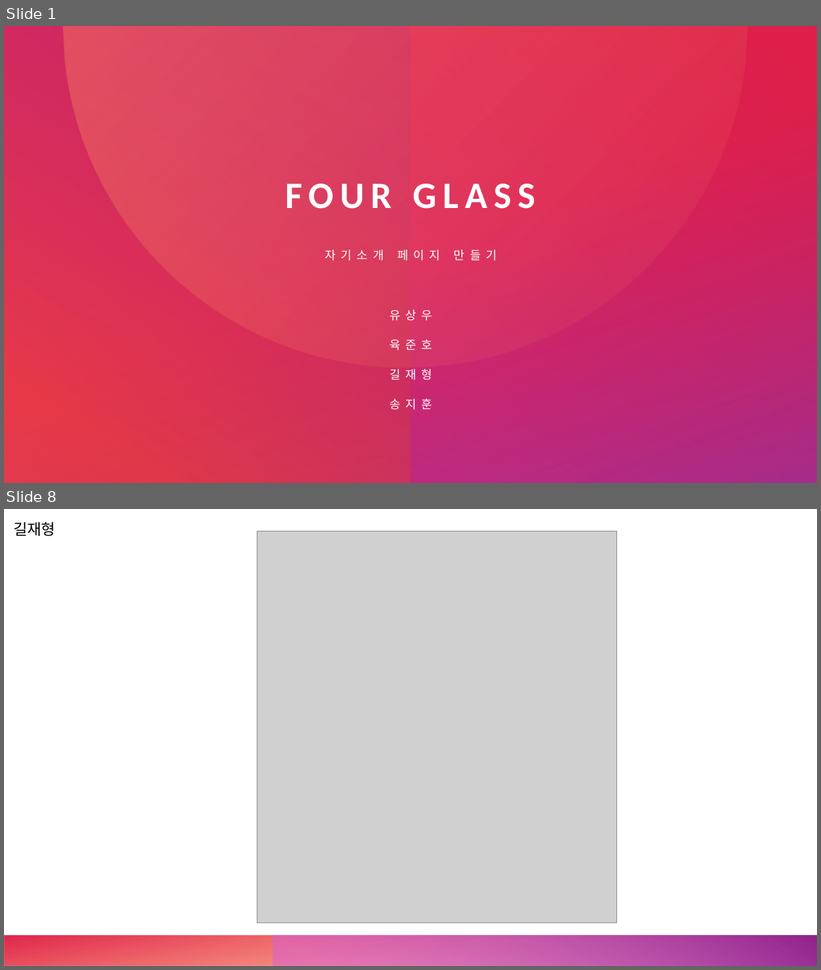
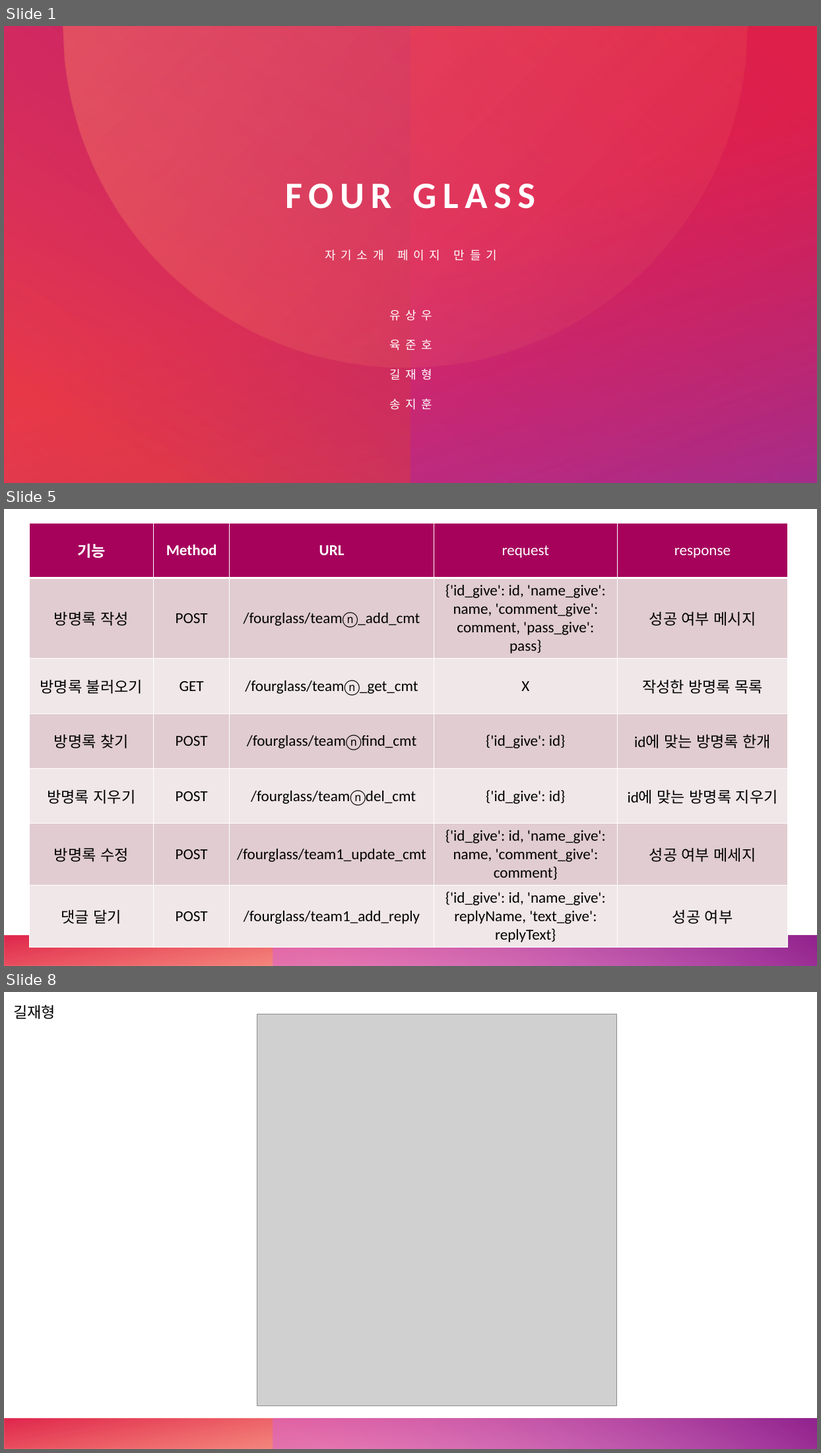
Before and after one commit to Mrgil0/FourGlass, a slide deck: FourGlass/FourGlass.pptx. Shown one above the other, each under a label of ours: slides 1 and 8 before the commit, slides 1, 5 and 8 after it; the slides between them are not shown. The pictures are 821x970 and 821x1453 pixels, drawn with LibreOffice and Linux fonts; fonts in the diff are those of the drawing; grey boxes stand for pictures. Boxes give left, top, right and bottom in pixels: in the first picture for what was removed or moved away, otherwise in the second. Text is boxed around its words. In the diff, an @@ line names an element or a change of style, - is before the commit and + after.

Commit message:
수정
변수 이름 수정, ppx수정

```diff
--- a/FourGlass/FourGlass.pptx
+++ b/FourGlass/FourGlass.pptx
@@ slide 5 added at [4,509,817,966], background #FFFFFF; not listed: 2 template elements that a slide beside it also shows @@
@@ table added at [29,523,789,945], 7 rows, 5 columns @@
+기능 | Method | URL | request | response
+방명록 작성 | POST | /fourglass/teamⓝ_add_cmt | {'id_give': id, 'name_give': name, 'comment_give': comment, 'pass_give': pass} | 성공 여부 메시지
+방명록 불러오기 | GET | /fourglass/teamⓝ_get_cmt | X | 작성한 방명록 목록
+방명록 찾기 | POST | /fourglass/teamⓝfind_cmt | {'id_give': id} | id에 맞는 방명록 한개
+방명록 지우기 | POST | /fourglass/teamⓝdel_cmt | {'id_give': id} | id에 맞는 방명록 지우기
+방명록 수정 | POST | /fourglass/team1_update_cmt | {'id_give': id, 'name_give': name, 'comment_give': comment} | 성공 여부 메세지
+댓글 달기 | POST | /fourglass/team1_add_reply | {'id_give': id, 'name_give': replyName, 'text_give': replyText} | 성공 여부
```
Also in this commit, not shown: 4 slides changed, 1 other slide added, 2 other files.
